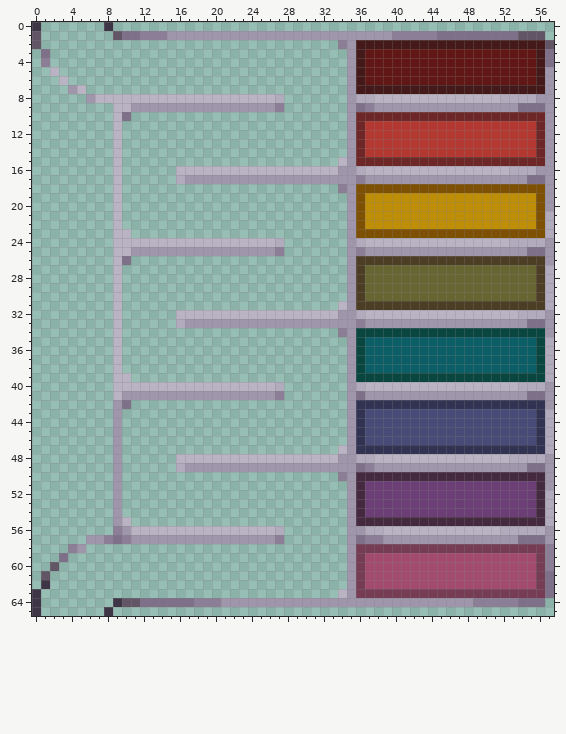
Pixel-art file: games/Phaser-Snake-Game/public/assets/sprites/plinkoBoard.aseprite. The picture above is the old version.
58x66 pixels, 1 frame.
New version:
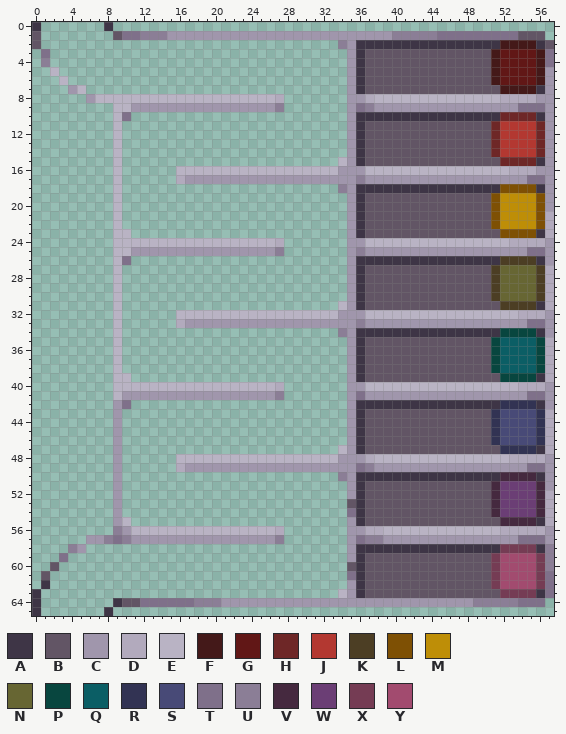
Palette (. is transparent): A #3e3546  B #625565  C #a096ac  D #b2aabd  E #b9b3c4  F #441919  G #611716  H #6e2727  J #b33831  K #4c3e24  L #7e5004  M #be8e07  N #676633  P #08463f  Q #0b5e65  R #323353  S #484a77  T #7f708a  U #8b7e96  V #45293f  W #6b3e75  X #753c54  Y #a24b6f
The exact change:
Changed rows in their new state; - is an unchanged pixel.
Layer "Layer 1":
first column x 35:
 2 -AAAAAAAAAAAAAAAA----A
 3 -ABBBBBBBBBBBBBBF-----
 4 -ABBBBBBBBBBBBBBF-----
 5 -ABBBBBBBBBBBBBBF-----
 6 -ABBBBBBBBBBBBBBF-----
 7 -ABBBBBBBBBBBBBBB----A
 8 -C--------------------
10 -AAAAAAAAAAAAAAAA----A
11 -ABBBBBBBBBBBBBBH-----
12 -ABBBBBBBBBBBBBBH-----
13 -ABBBBBBBBBBBBBBH-----
14 -ABBBBBBBBBBBBBBH-----
15 -ABBBBBBBBBBBBBBB----A
16 -C--------------------
18 -AAAAAAAAAAAAAAAA----A
19 -ABBBBBBBBBBBBBBL-----
20 -ABBBBBBBBBBBBBBL-----
21 -ABBBBBBBBBBBBBBL-----
22 -ABBBBBBBBBBBBBBL-----
23 -ABBBBBBBBBBBBBBB----A
24 -C--------------------
26 -AAAAAAAAAAAAAAAA----A
27 -ABBBBBBBBBBBBBBK-----
28 -ABBBBBBBBBBBBBBK-----
29 -ABBBBBBBBBBBBBBK-----
30 -ABBBBBBBBBBBBBBK-----
31 -ABBBBBBBBBBBBBBB----A
32 -C--------------------
34 -AAAAAAAAAAAAAAAA----A
35 -ABBBBBBBBBBBBBBP-----
36 -ABBBBBBBBBBBBBBP-----
37 -ABBBBBBBBBBBBBBP-----
38 -ABBBBBBBBBBBBBBP-----
39 -ABBBBBBBBBBBBBBB----A
40 -C--------------------
42 -AAAAAAAAAAAAAAAA----A
43 -ABBBBBBBBBBBBBBR-----
44 -ABBBBBBBBBBBBBBR-----
45 -ABBBBBBBBBBBBBBR-----
46 -ABBBBBBBBBBBBBBR-----
47 -ABBBBBBBBBBBBBBB----A
48 -C--------------------
50 -AAAAAAAAAAAAAAAA----A
51 -ABBBBBBBBBBBBBBV-----
52 -ABBBBBBBBBBBBBBV-----
53 BABBBBBBBBBBBBBBV-----
54 TABBBBBBBBBBBBBBV-----
55 -ABBBBBBBBBBBBBBB----A
58 -AAAAAAAAAAAAAAAA----A
59 -ABBBBBBBBBBBBBBX-----
60 BABBBBBBBBBBBBBBX-----
61 TABBBBBBBBBBBBBBX-----
62 -ABBBBBBBBBBBBBBX-----
63 -ABBBBBBBBBBBBBBB----A
Boxes around the changes in both pictures, in picture pixels (x1, y1, x2, y2):
changed: (347, 40, 545, 598)
